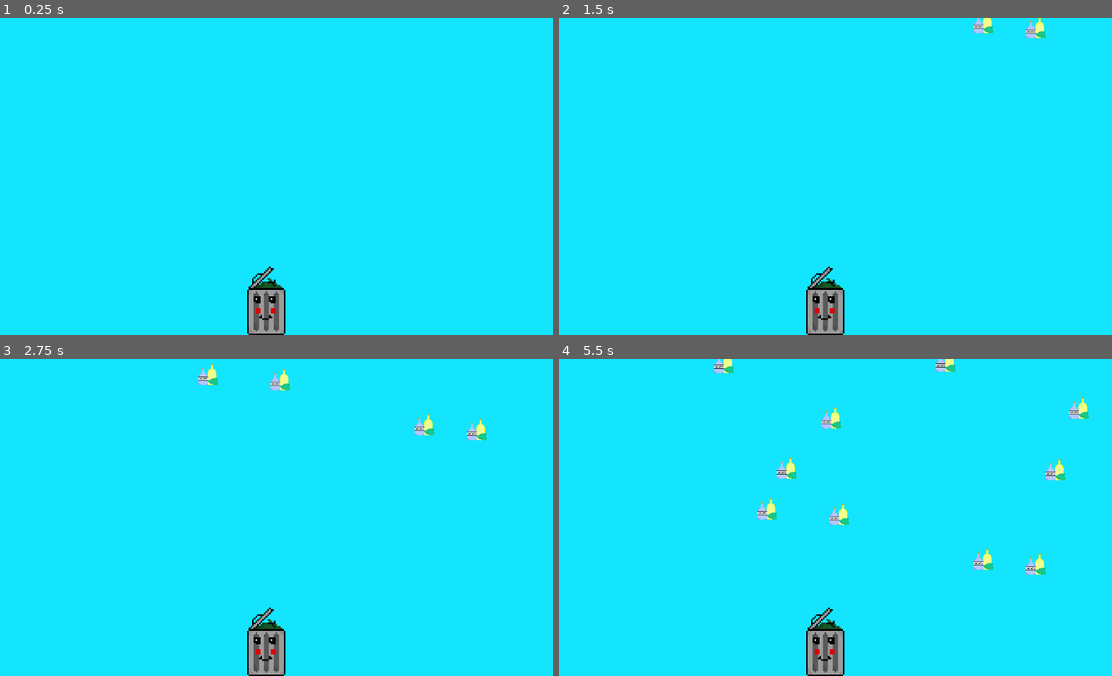
Above: before the commit, frames 1-4 (two rows, left to right).
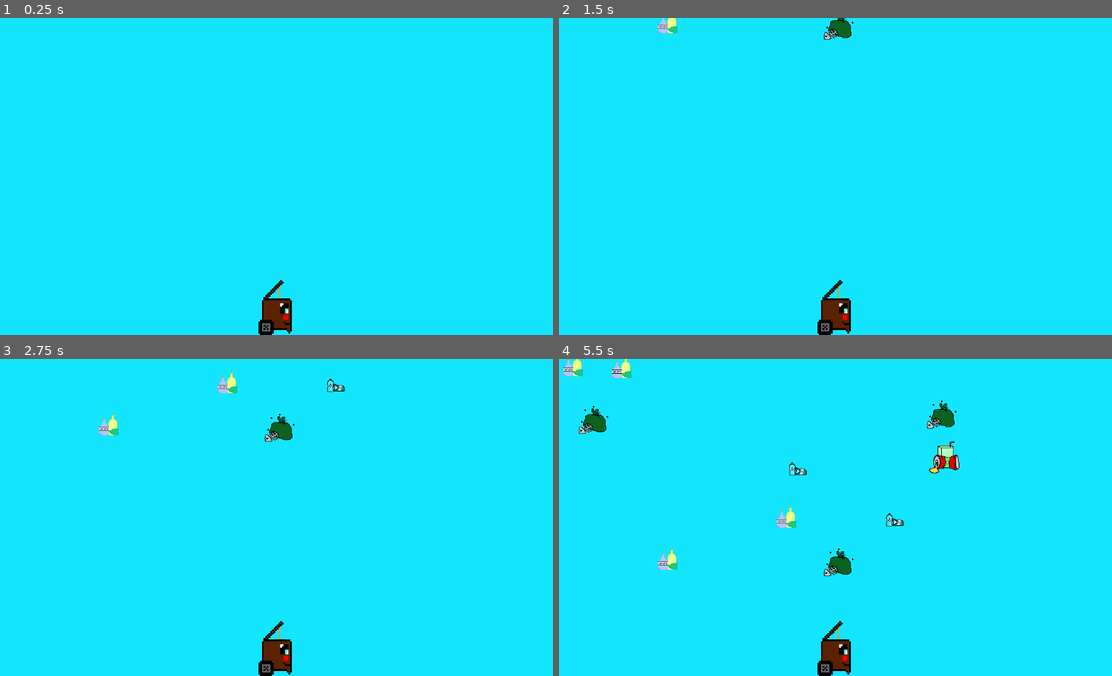
Above: after the commit, the same moments.

Repository: DJcrime/Trash-run
Game: Godot game, scene res://scenes/mainGame.tscn
Two runs of this game, one before a commit and one after it. Both use one fixed random seed, a clock stepped at 60 frames per second and the inputs below.
Inputs:
- Up to frame 1 (0.25 s): no input
- Up to frame 2 (1.5 s): tap Enter at 0.5 s
- Up to frame 3 (2.75 s): no input
- Up to frame 4 (5.5 s): no input

The runs differ from the first frame. In frame 1, 1.3% of the frame differs, in the area x 44-53%, y 78-100%; in frame 2, 2.0%; in frame 3, 2.7%; in frame 4, 4.8%, in the area x 0-96%, y 0-100%.

Commit message:
created characters
created 5 differents bins and randomized the spawn of the trashes

Diff:
--- a/characters/carton.tscn
+++ b/characters/carton.tscn
@@ -1,6 +1,6 @@
 [gd_scene load_steps=3 format=3 uid="uid://crnvhvrr7wx7o"]
 
-[ext_resource type="Texture2D" uid="uid://cbg7v0vb8dau6" path="res://grafiche/cartone.png" id="1_c81lu"]
+[ext_resource type="Texture2D" uid="uid://cbg7v0vb8dau6" path="res://grafiche/trashes/cartone.png" id="1_c81lu"]
 
 [sub_resource type="RectangleShape2D" id="RectangleShape2D_p7c1l"]
 size = Vector2(51, 41)
--- a/characters/glass.tscn
+++ b/characters/glass.tscn
@@ -1,7 +1,7 @@
 [gd_scene load_steps=4 format=3 uid="uid://ced0rf1j0l7uf"]
 
 [ext_resource type="Script" path="res://scripts/glass.gd" id="1_m4b2h"]
-[ext_resource type="Texture2D" uid="uid://dirf6ak2sn3qw" path="res://grafiche/vetri.png" id="1_xdsqd"]
+[ext_resource type="Texture2D" uid="uid://dirf6ak2sn3qw" path="res://grafiche/trashes/vetri.png" id="2_1cxml"]
 
 [sub_resource type="RectangleShape2D" id="RectangleShape2D_tblia"]
 size = Vector2(40, 43)
@@ -11,7 +11,7 @@
 script = ExtResource("1_m4b2h")
 
 [node name="Sprite2D" type="Sprite2D" parent="."]
-texture = ExtResource("1_xdsqd")
+texture = ExtResource("2_1cxml")
 
 [node name="CollisionShape2D" type="CollisionShape2D" parent="."]
 position = Vector2(1, -0.5)
--- a/characters/indifferenziata.tscn
+++ b/characters/indifferenziata.tscn
@@ -1,11 +1,12 @@
 [gd_scene load_steps=3 format=3 uid="uid://x5n3c1t0jbua"]
 
-[ext_resource type="Texture2D" uid="uid://duf10l3585cf4" path="res://grafiche/indifferenziata.png" id="1_4fnfp"]
+[ext_resource type="Texture2D" uid="uid://duf10l3585cf4" path="res://grafiche/trashes/indifferenziata.png" id="1_4fnfp"]
 
 [sub_resource type="RectangleShape2D" id="RectangleShape2D_h271e"]
 size = Vector2(56, 61)
 
 [node name="indifferenziata" type="Area2D" groups=["indifferenziata"]]
+collision_layer = 2
 
 [node name="CollisionShape2D" type="CollisionShape2D" parent="."]
 position = Vector2(-1, -2.5)
--- a/characters/plastic.tscn
+++ b/characters/plastic.tscn
@@ -1,13 +1,14 @@
 [gd_scene load_steps=3 format=3 uid="uid://vpkq3g5h5na7"]
 
-[ext_resource type="Texture2D" uid="uid://dyr2w6457ec0u" path="res://grafiche/plastica.png" id="1_f2ach"]
+[ext_resource type="Texture2D" uid="uid://dyr2w6457ec0u" path="res://grafiche/trashes/plastica.png" id="1_f2ach"]
 
 [sub_resource type="RectangleShape2D" id="RectangleShape2D_e7g6r"]
 size = Vector2(35, 26)
 
-[node name="plastic" type="Area2D"]
+[node name="plastic" type="Area2D" groups=["plastic"]]
+collision_layer = 2
 
-[node name="CollisionShape2D" type="CollisionShape2D" parent="." groups=["plastic"]]
+[node name="CollisionShape2D" type="CollisionShape2D" parent="."]
 position = Vector2(7.5, -1)
 shape = SubResource("RectangleShape2D_e7g6r")
 
--- a/characters/base_character.tscn
+++ b/characters/player/base_character.tscn
@@ -1,22 +1,23 @@
 [gd_scene load_steps=4 format=3 uid="uid://sx5wc835xoa0"]
 
-[ext_resource type="Script" path="res://scripts/base_character.gd" id="1_056af"]
-[ext_resource type="Texture2D" uid="uid://cw66uuqv0j6ay" path="res://grafiche/trash.png" id="1_yx0sf"]
+[ext_resource type="Script" path="res://scripts/base_character.gd" id="1_djjwm"]
+[ext_resource type="Texture2D" uid="uid://cw66uuqv0j6ay" path="res://grafiche/character/trash.png" id="2_kawh1"]
 
 [sub_resource type="CapsuleShape2D" id="CapsuleShape2D_dir4n"]
 radius = 11.0
-height = 40.0
+height = 38.0
 
 [node name="base character" type="Area2D"]
 collision_mask = 6
-script = ExtResource("1_056af")
+script = ExtResource("1_djjwm")
 
 [node name="CollisionShape2D" type="CollisionShape2D" parent="."]
-position = Vector2(0, -5)
+position = Vector2(0, -20.805)
 shape = SubResource("CapsuleShape2D_dir4n")
 
 [node name="Sprite2D" type="Sprite2D" parent="."]
-texture = ExtResource("1_yx0sf")
+position = Vector2(0, -15.805)
+texture = ExtResource("2_kawh1")
 offset = Vector2(1.5, -2.195)
 
 [connection signal="area_entered" from="." to="." method="_on_area_entered"]
--- /dev/null
+++ b/characters/player/glass_trash.tscn
@@ -0,0 +1,19 @@
+[gd_scene load_steps=5 format=3 uid="uid://txu3eg1iu6w0"]
+
+[ext_resource type="PackedScene" uid="uid://sx5wc835xoa0" path="res://characters/player/base_character.tscn" id="1_2f784"]
+[ext_resource type="Script" path="res://scripts/glass_trash.gd" id="2_x3gsn"]
+[ext_resource type="Texture2D" uid="uid://bi3hfqvtcond4" path="res://grafiche/character/glass trash.png" id="3_r83xa"]
+
+[sub_resource type="CapsuleShape2D" id="CapsuleShape2D_76wxj"]
+height = 37.61
+
+[node name="glass trash" instance=ExtResource("1_2f784")]
+script = ExtResource("2_x3gsn")
+
+[node name="CollisionShape2D" parent="." index="0"]
+position = Vector2(0, -17)
+shape = SubResource("CapsuleShape2D_76wxj")
+
+[node name="Sprite2D" parent="." index="1"]
+position = Vector2(6, -17)
+texture = ExtResource("3_r83xa")
--- /dev/null
+++ b/characters/player/organico_trash.tscn
@@ -0,0 +1,18 @@
+[gd_scene load_steps=5 format=3 uid="uid://vtaf474hjiqx"]
+
+[ext_resource type="PackedScene" uid="uid://sx5wc835xoa0" path="res://characters/player/base_character.tscn" id="1_lx6g8"]
+[ext_resource type="Script" path="res://scripts/organico_trash.gd" id="2_t50ug"]
+[ext_resource type="Texture2D" uid="uid://deqeb6wg8c24i" path="res://grafiche/character/organico trash.png" id="3_7ko8d"]
+
+[sub_resource type="CapsuleShape2D" id="CapsuleShape2D_b0xj6"]
+radius = 9.0
+
+[node name="organico trash" instance=ExtResource("1_lx6g8")]
+script = ExtResource("2_t50ug")
+
+[node name="CollisionShape2D" parent="." index="0"]
+position = Vector2(-2, -15)
+shape = SubResource("CapsuleShape2D_b0xj6")
+
+[node name="Sprite2D" parent="." index="1"]
+texture = ExtResource("3_7ko8d")
--- /dev/null
+++ b/characters/player/paper_trash.tscn
@@ -0,0 +1,20 @@
+[gd_scene load_steps=5 format=3 uid="uid://c5fvg8pavopii"]
+
+[ext_resource type="PackedScene" uid="uid://sx5wc835xoa0" path="res://characters/player/base_character.tscn" id="1_nfmvo"]
+[ext_resource type="Script" path="res://scripts/paper_trash.gd" id="2_aa4aa"]
+[ext_resource type="Texture2D" uid="uid://b4jq81uewuwo5" path="res://grafiche/character/paper trash.png" id="3_f2vau"]
+
+[sub_resource type="CapsuleShape2D" id="CapsuleShape2D_teyla"]
+radius = 8.0
+height = 38.0
+
+[node name="paper trash" instance=ExtResource("1_nfmvo")]
+script = ExtResource("2_aa4aa")
+
+[node name="CollisionShape2D" parent="." index="0"]
+position = Vector2(0, -18)
+shape = SubResource("CapsuleShape2D_teyla")
+
+[node name="Sprite2D" parent="." index="1"]
+position = Vector2(3, -23)
+texture = ExtResource("3_f2vau")
--- /dev/null
+++ b/characters/player/plastic_trash.tscn
@@ -0,0 +1,19 @@
+[gd_scene load_steps=5 format=3 uid="uid://co3hphl0tfn11"]
+
+[ext_resource type="PackedScene" uid="uid://sx5wc835xoa0" path="res://characters/player/base_character.tscn" id="1_pink1"]
+[ext_resource type="Script" path="res://scripts/plastic_trash.gd" id="2_0o4js"]
+[ext_resource type="Texture2D" uid="uid://ctr5ights0pjp" path="res://grafiche/character/plastic trash.png" id="3_phsrd"]
+
+[sub_resource type="RectangleShape2D" id="RectangleShape2D_fuxg3"]
+size = Vector2(35, 31)
+
+[node name="plastic trash" instance=ExtResource("1_pink1")]
+script = ExtResource("2_0o4js")
+
+[node name="CollisionShape2D" parent="." index="0"]
+position = Vector2(1.5, -16)
+shape = SubResource("RectangleShape2D_fuxg3")
+
+[node name="Sprite2D" parent="." index="1"]
+position = Vector2(0, -18.805)
+texture = ExtResource("3_phsrd")
--- a/characters/umido.tscn
+++ b/characters/umido.tscn
@@ -1,11 +1,12 @@
 [gd_scene load_steps=3 format=3 uid="uid://chaksv2w40rk8"]
 
-[ext_resource type="Texture2D" uid="uid://df3mmdbtn3q4u" path="res://grafiche/umido.png" id="1_o7d2n"]
+[ext_resource type="Texture2D" uid="uid://df3mmdbtn3q4u" path="res://grafiche/trashes/umido.png" id="1_o7d2n"]
 
 [sub_resource type="RectangleShape2D" id="RectangleShape2D_lvnce"]
 size = Vector2(59, 55)
 
 [node name="umido" type="Area2D" groups=["umido"]]
+collision_layer = 2
 
 [node name="CollisionShape2D" type="CollisionShape2D" parent="."]
 position = Vector2(-1.5, -2.5)
--- a/globals/globals.gd
+++ b/globals/globals.gd
@@ -1,6 +1,6 @@
 extends Node
 
-#variabile del tipo di cestino preso
-var chosenTrash:String="glass"
+#varibile personaggio selezionato
+var chosenCharacter:PackedScene=preload("res://characters/player/organico_trash.tscn")
 #variabile che indice l'altezza a cui la spazzatura viene eliminata
 var deleteLimit:float
--- a/scenes/mainGame.tscn
+++ b/scenes/mainGame.tscn
@@ -1,7 +1,6 @@
-[gd_scene load_steps=3 format=3 uid="uid://cw68bghf7paod"]
+[gd_scene load_steps=2 format=3 uid="uid://cw68bghf7paod"]
 
 [ext_resource type="Script" path="res://scripts/mainGame.gd" id="1_fxxsq"]
-[ext_resource type="PackedScene" uid="uid://sx5wc835xoa0" path="res://characters/base_character.tscn" id="2_ihepi"]
 
 [node name="mainGame" type="Node"]
 script = ExtResource("1_fxxsq")
@@ -51,15 +50,9 @@
 anchor_top = 1.0
 anchor_right = 0.5
 anchor_bottom = 1.0
-offset_left = -20.0
-offset_top = -40.0
 offset_right = 20.0
 grow_horizontal = 2
 grow_vertical = 0
-
-[node name="base character" parent="CanvasLayer/Control/Container" instance=ExtResource("2_ihepi")]
-position = Vector2(-10, -14)
-scale = Vector2(3.41126, 3.41126)
 
 [node name="ColorRect" type="ColorRect" parent="."]
 anchors_preset = 15
--- a/scripts/base_character.gd
+++ b/scripts/base_character.gd
@@ -1,7 +1,8 @@
 extends Area2D
 
+var type:String="indifferenziata"
 
 
 func _on_area_entered(area):
-	if area.is_in_group(Globals.chosenTrash):
+	if area.is_in_group(type):
 		area.queue_free()
--- /dev/null
+++ b/scripts/glass_trash.gd
@@ -0,0 +1,8 @@
+extends Area2D
+
+var type:String="glass"
+
+
+func _on_area_entered(area):
+	if area.is_in_group(type):
+		area.queue_free()
--- a/scripts/mainGame.gd
+++ b/scripts/mainGame.gd
@@ -1,16 +1,27 @@
 extends Node
 
-#scene
-const GLASS = preload("res://characters/glass.tscn")
+#Array scene spazzatura
+var trashes:Array=Array(["res://characters/glass.tscn",
+						"res://characters/glass.tscn",
+						"res://characters/indifferenziata.tscn",
+						"res://characters/plastic.tscn",
+						"res://characters/umido.tscn"])
 #variabili per muovere a destra o sinistra
 var left:bool=false
 var right:bool=false
+var player
+func _ready():
+	var chara=Globals.chosenCharacter.instantiate()
+	chara.position=Vector2(0,0)
+	chara.scale=Vector2(3.4,3.4)
+	$CanvasLayer/Control/Container.add_child(chara)
+	player=$CanvasLayer/Control/Container.get_child(0)
 
 func _process(delta):
 	if left:
-		$"CanvasLayer/Control/Container/base character".position.x-=200*delta
+		player.position.x-=200*delta
 	if right:
-		$"CanvasLayer/Control/Container/base character".position.x+=200*delta
+		player.position.x+=200*delta
 	$trash.position.y+=100*delta
 	if $deleteBarrier/VisibleOnScreenNotifier2D.is_on_screen():
 		$deleteBarrier.position.y+=3
@@ -36,6 +47,7 @@
 
 func _on_trash_spawn_timeout():
 	for i in range(2):
-		var trash=GLASS.instantiate()
+		var type=load(trashes.pick_random())
+		var trash=type.instantiate()
 		trash.position=Vector2(randi_range(20,1100),-$trash.position.y-randi_range(20,50))
 		$trash.add_child(trash)
--- /dev/null
+++ b/scripts/organico_trash.gd
@@ -0,0 +1,8 @@
+extends Area2D
+
+var type:String="umido"
+var oldPos=position
+
+func _on_area_entered(area):
+	if area.is_in_group(type):
+		area.queue_free()
--- /dev/null
+++ b/scripts/paper_trash.gd
@@ -0,0 +1,8 @@
+extends Area2D
+
+var type:String="carton"
+
+
+func _on_area_entered(area):
+	if area.is_in_group(type):
+		area.queue_free()
--- /dev/null
+++ b/scripts/plastic_trash.gd
@@ -0,0 +1,8 @@
+extends Area2D
+
+var type:String="plastic"
+
+
+func _on_area_entered(area):
+	if area.is_in_group(type):
+		area.queue_free()
Binary file added: grafiche/character/glass trash.png
Not shown, added: grafiche/character/glass trash.png.import
Binary file added: grafiche/character/organico trash.png
Not shown, changed: grafiche/character/organico trash.png.import
Binary file added: grafiche/character/paper trash.png
Not shown, added: grafiche/character/paper trash.png.import
Binary file added: grafiche/character/plastic trash.png
Not shown, changed: grafiche/character/plastic trash.png.import
Renamed: grafiche/trash.png -> grafiche/character/trash.png
Not shown, changed: grafiche/character/trash.png.import
Binary file added: grafiche/glass trash.png
Not shown, added: grafiche/glass trash.png.import
(and 16 more such lines)
